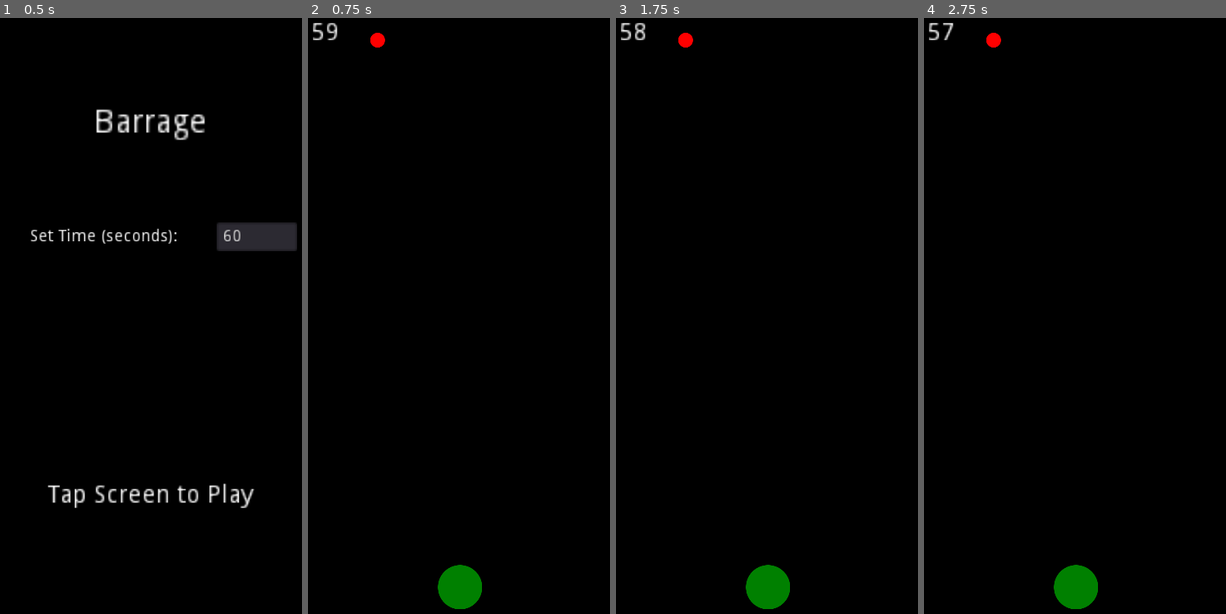
Above: before the commit, frames 1-4 (left to right).
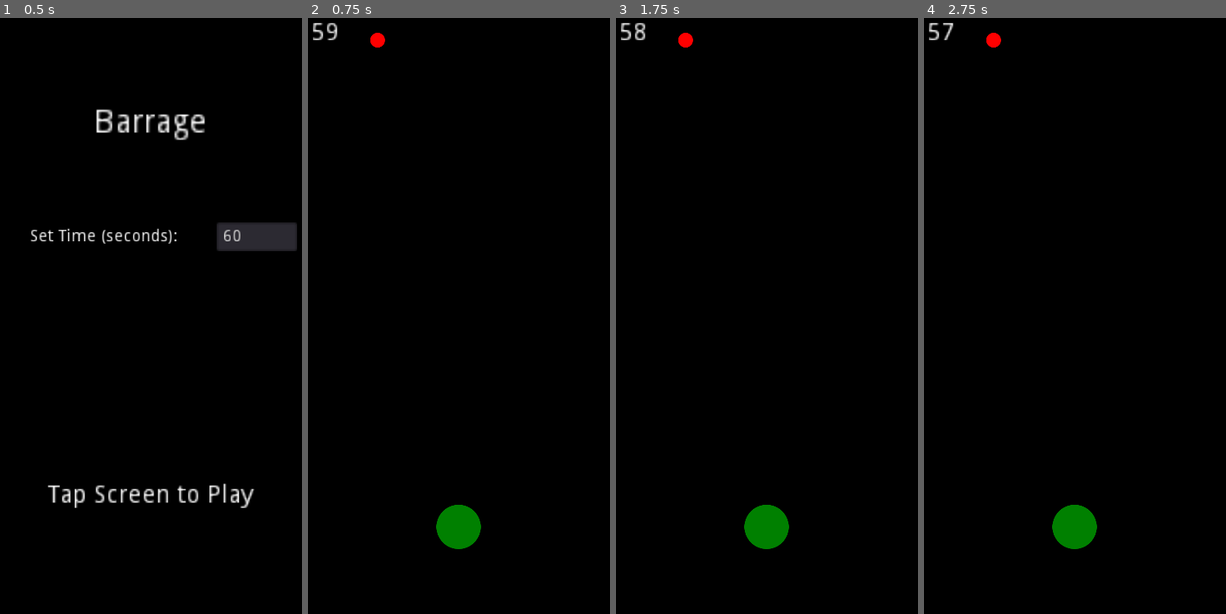
Above: after the commit, the same moments.

Repository: jak3703/Barrage
Game: Godot game, scene res://scenes/main/main.tscn
Two runs of this game, one before a commit and one after it. Both use one fixed random seed, a clock stepped at 60 frames per second and the inputs below.
Inputs:
- Up to frame 1 (0.5 s): no input
- Up to frame 2 (0.75 s): click "Tap Screen to Play" at 0.5 s
- Up to frame 3 (1.75 s): tap Enter at 1.25 s
- Up to frame 4 (2.75 s): tap Space at 2 s

Frame 1 is identical in both runs. In frame 2, 1.7% of the frame differs, in the area x 42-58%, y 81-100%; in frame 3, 1.7%; in frame 4, 1.7%.

Commit message:
wip - making game playable on any screen size

Diff:
--- a/scenes/game/game.gd
+++ b/scenes/game/game.gd
@@ -5,6 +5,7 @@
 var current_target = null;
 var TARGET_NODE = preload("res://scenes/game/target/target.tscn");
 var PLAYER_RADIUS = 75;
+onready var PLAYER_START_POS: Vector2 = get_node('player').rect_position;
 
 # Called when the node enters the scene tree for the first time.
 func _ready():
@@ -24,9 +25,9 @@
 	# reset the current score
 	GS.currentScore = "0 " + GS.currentTime;
 
-	var player = self.get_node("./player");
+	var player = self.get_node('player');
 	#player.set_position(GS.PLAYER_START_POS);
-	PLAYER_RADIUS = int(ceil(player.get_node("Sprite").texture.get_width() / 2));
+	PLAYER_RADIUS = int(ceil(player.get_node("KinematicBody2D/Sprite").texture.get_width() / 2));
 
 	spawn_target();
 
@@ -49,8 +50,8 @@
 
 
 func get_drag_data(position: Vector2):
-	var inXBounds: bool = position.x >= GS.PLAYER_START_POS.x - PLAYER_RADIUS and position.x <= GS.PLAYER_START_POS.x + PLAYER_RADIUS;
-	var inYBounds: bool = position.y >= GS.PLAYER_START_POS.y - PLAYER_RADIUS and position.y <= GS.PLAYER_START_POS.y + PLAYER_RADIUS;
+	var inXBounds: bool = position.x >= PLAYER_START_POS.x - PLAYER_RADIUS and position.x <= PLAYER_START_POS.x + PLAYER_RADIUS;
+	var inYBounds: bool = position.y >= PLAYER_START_POS.y - PLAYER_RADIUS and position.y <= PLAYER_START_POS.y + PLAYER_RADIUS;
 	if inXBounds and inYBounds:
 		var canLaunch = true;
 		# can_drop_data is only called if get_drag_data returns a data value for it.
@@ -62,8 +63,8 @@
 
 func drop_data(position: Vector2, _data):
 	# commence launch
-	var dist_from_ball_X = position.x - GS.PLAYER_START_POS.x;
-	var dist_from_ball_Y = position.y - GS.PLAYER_START_POS.y;
+	var dist_from_ball_X = position.x - PLAYER_START_POS.x;
+	var dist_from_ball_Y = position.y - PLAYER_START_POS.y;
 	var ball_vector = Vector2(dist_from_ball_X, dist_from_ball_Y);
 	var drag_dist = ball_vector.distance_to(Vector2(0, 0));
 	var launch_power = compute_launch_power(drag_dist, GS.optimalDragDistance);
@@ -89,4 +90,4 @@
 		hits += 1;
 		current_target.queue_free();
 		spawn_target();
-	get_node("./player").set_position(GS.PLAYER_START_POS);
+	get_node("./player").set_position(PLAYER_START_POS);
--- a/scenes/game/game.tscn
+++ b/scenes/game/game.tscn
@@ -20,7 +20,12 @@
 script = ExtResource( 3 )
 
 [node name="player" parent="." instance=ExtResource( 1 )]
-position = Vector2( 545, 1975 )
+anchor_left = 0.5
+anchor_top = 1.0
+anchor_right = 0.5
+anchor_bottom = 1.0
+margin_top = -450.0
+margin_bottom = -450.0
 script = ExtResource( 4 )
 
 [connection signal="timeout" from="Timer" to="." method="_on_Timer_timeout"]
--- a/scenes/game/game_player.gd
+++ b/scenes/game/game_player.gd
@@ -1,21 +1,7 @@
-extends KinematicBody2D
+extends Control
 
-onready var GS = get_node("/root/GameState");
 var direction = Vector2();
-var speed = 0
+var speed = 0;
 
-func _physics_process(delta):
-	var velocity = direction.normalized() * speed;
-	#print(str(direction.x) + " " + str(direction.y));
-	#print(speed);
-	var collision = move_and_collide(velocity * delta);
-	if collision:
-		stop_move();
-		get_parent().reset_player(true);
-	elif GS.PLAYER_START_POS.distance_to(self.get_position()) > GS.PLAYER_MAX_DIST:
-		stop_move();
-		get_parent().reset_player(false);
-
-func stop_move():
-	speed = 0;
-	direction = Vector2();
+func _ready():
+	pass
--- a/scenes/game/player/player.tscn
+++ b/scenes/game/player/player.tscn
@@ -1,14 +1,18 @@
-[gd_scene load_steps=3 format=2]
+[gd_scene load_steps=4 format=2]
 
 [ext_resource path="res://assets/player-sprite.svg" type="Texture" id=1]
+[ext_resource path="res://scenes/game/player/player_KinematicBody2D.gd" type="Script" id=2]
 
 [sub_resource type="CircleShape2D" id=1]
 radius = 75.0
 
-[node name="KinematicBody2D" type="KinematicBody2D"]
+[node name="player" type="Control"]
 
-[node name="CollisionShape2D" type="CollisionShape2D" parent="."]
+[node name="KinematicBody2D" type="KinematicBody2D" parent="."]
+script = ExtResource( 2 )
+
+[node name="CollisionShape2D" type="CollisionShape2D" parent="KinematicBody2D"]
 shape = SubResource( 1 )
 
-[node name="Sprite" type="Sprite" parent="."]
+[node name="Sprite" type="Sprite" parent="KinematicBody2D"]
 texture = ExtResource( 1 )
--- /dev/null
+++ b/scenes/game/player/player_KinematicBody2D.gd
@@ -0,0 +1,18 @@
+extends KinematicBody2D
+
+onready var GS = get_node("/root/GameState");
+
+func _physics_process(delta):
+	var velocity = get_parent().direction.normalized() * get_parent().speed;
+	var collision = move_and_collide(velocity * delta);
+	var game_node = get_node('/root/main/master_parent/game');
+	if collision:
+		stop_move();
+		get_node('/root/main/master_parent/game').reset_player(true);
+	elif game_node.PLAYER_START_POS.distance_to(self.get_position()) > GS.PLAYER_MAX_DIST:
+		stop_move();
+		get_node('/root/main/master_parent/game').reset_player(false);
+
+func stop_move():
+	get_parent().speed = 0;
+	get_parent().direction = Vector2();
--- a/scenes/main/game_state.gd
+++ b/scenes/main/game_state.gd
@@ -12,6 +12,4 @@
 # the velocity is maximized. also nice.
 var optimalDragDistance = 420
 
-var PLAYER_START_POS = Vector2(545, 1900);
-
 var PLAYER_MAX_DIST = 3000;
